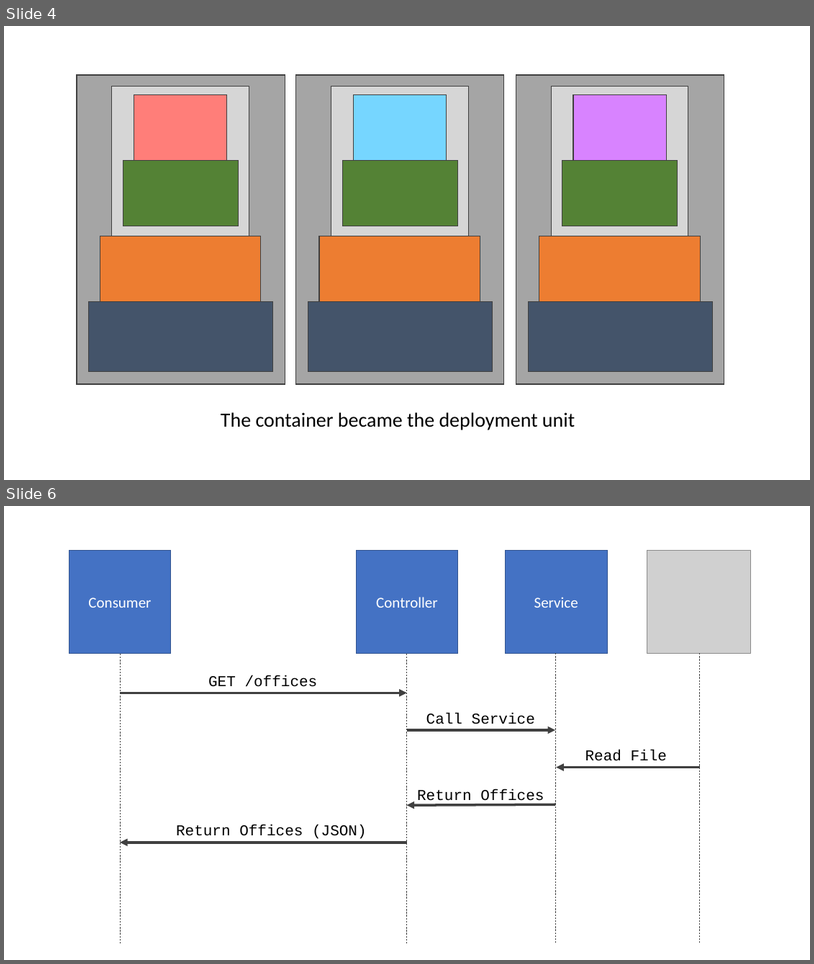
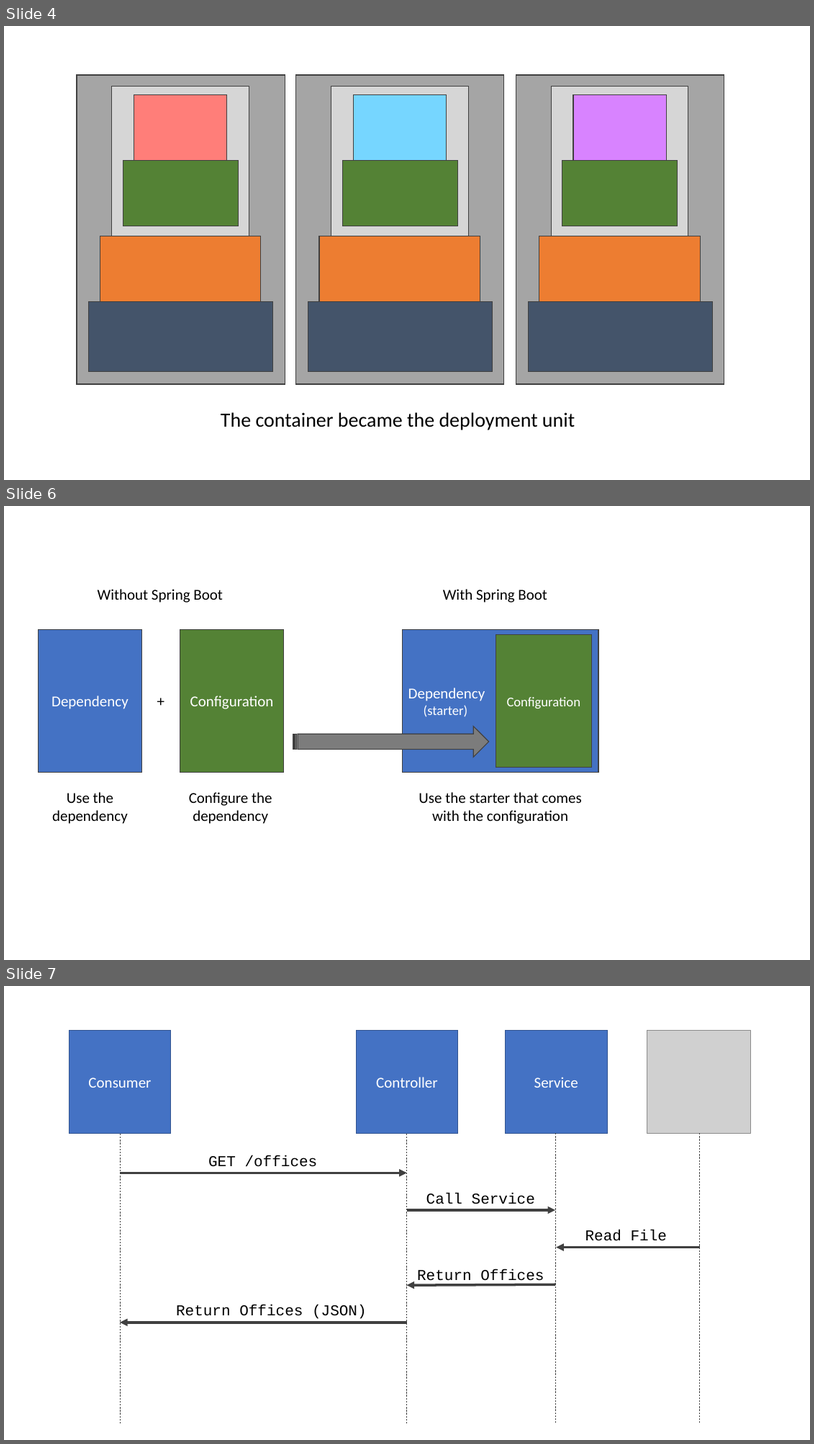
Before and after one commit to albertattard/spring-boot-camp, a slide deck: assets/images/Images.pptx. Shown one above the other, each under a label of ours: slides 4 and 6 before the commit, slides 4, 6 and 7 after it; the slides between them are not shown. The pictures are 814x964 and 814x1444 pixels, drawn with LibreOffice and Linux fonts; fonts in the diff are those of the drawing; grey boxes stand for pictures. Boxes give left, top, right and bottom in pixels: in the first picture for what was removed or moved away, otherwise in the second. Text is boxed around its words. In the diff, an @@ line names an element or a change of style, - is before the commit and + after.

```diff
--- a/assets/images/Images.pptx
+++ b/assets/images/Images.pptx
@@ slide 6 added at bbox=[4, 506, 810, 960], background #FFFFFF @@
@@ text added at bbox=[98, 589, 223, 602], 18 pt, text #000000 @@
+Without Spring Boot
@@ text added at bbox=[443, 589, 548, 602], 18 pt, text #000000 @@
+With Spring Boot
@@ rectangle added at bbox=[38, 629, 142, 772], fill #4472C4, outline #404040 1 pt, 18 pt, text #FFFFFF @@
+Dependency
@@ rectangle added at bbox=[180, 629, 284, 772], fill #548235, outline #404040 1 pt, 18 pt, text #FFFFFF @@
+Configuration
@@ rectangle added at bbox=[403, 629, 599, 772], fill #4472C4, outline #404040 1 pt, 18 pt, text #FFFFFF @@
+Dependency
+(starter)
@@ rectangle added at bbox=[496, 634, 592, 767], fill #548235, outline #404040 1 pt, 16 pt, text #FFFFFF @@
+Configuration
@@ text added at bbox=[151, 689, 171, 713], 18 pt, text #000000 @@
++
@@ striped right arrow added at bbox=[293, 726, 489, 757], fill #7C7C7C, outline #404040 1 pt @@
@@ text added at bbox=[52, 792, 128, 824], 18 pt, text #000000 @@
+Use the dependency
@@ text added at bbox=[189, 792, 272, 824], 18 pt, text #000000 @@
+Configure the dependency
@@ text added at bbox=[419, 792, 582, 824], 18 pt, text #000000 @@
+Use the starter that comes with the configuration
@@ what was slide 6 is now slide 7 @@
```
Also in this commit, not shown: 1 other slide added, 1 slide removed, 3 other files.
